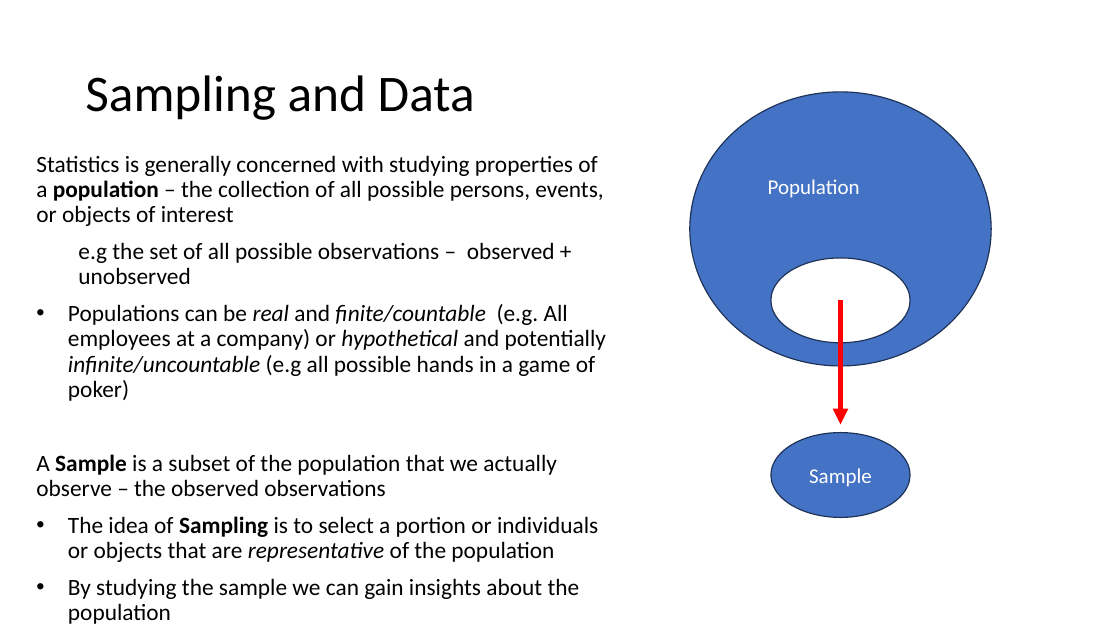
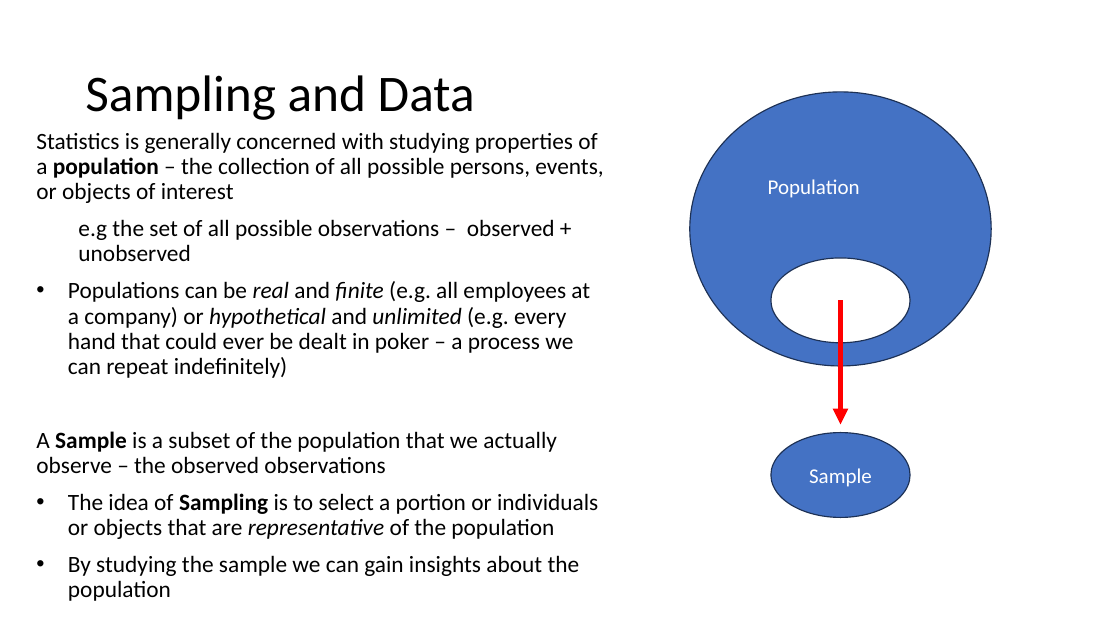
Before and after one commit to Jarred6068/Kvamme_UI_STAT251, a slide deck: slide 5 of docs/lecture_slides/Week 1/Week1_Lecture2_Slides_1_12_2024.pptx. Drawn at 1120x630 pixels with LibreOffice and Linux fonts; fonts in the diff are those of the drawing. Boxes give left, top, right and bottom in pixels: in the first picture for what was removed or moved away, otherwise in the second. Text is boxed around its words. In the diff, an @@ line names an element or a change of style, - is before the commit and + after.

```diff
--- a/docs/lecture_slides/Week 1/Week1_Lecture2_Slides_1_12_2024.pptx
+++ b/docs/lecture_slides/Week 1/Week1_Lecture2_Slides_1_12_2024.pptx
@@ text "Statistics is generally concerned with ...": place and size @@
-text "Statistics is generally concerned with ..." at box(36, 155, 606, 624)
+text "Statistics is generally concerned with ..." at box(36, 132, 603, 601)
@@ text at box(68, 281, 590, 378): text changed @@
-• Populations can be real and finite/countable (e.g. All employees at a company) or hypothetical and potentially infinite/uncountable (e.g all possible hands in a game of poker)
+• Populations can be real and finite (e.g. all employees at a company) or hypothetical and unlimited (e.g. every hand that could ever be dealt in poker – a process we can repeat indefinitely)
```
Also in this commit, not shown: 1 other slide changed, 1 other file.
